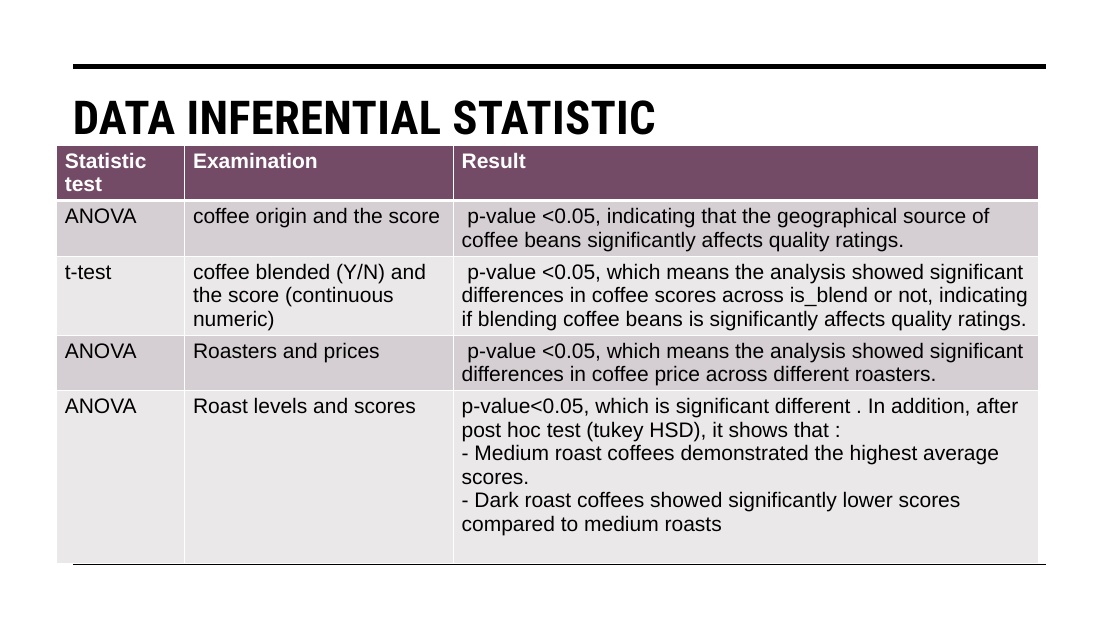
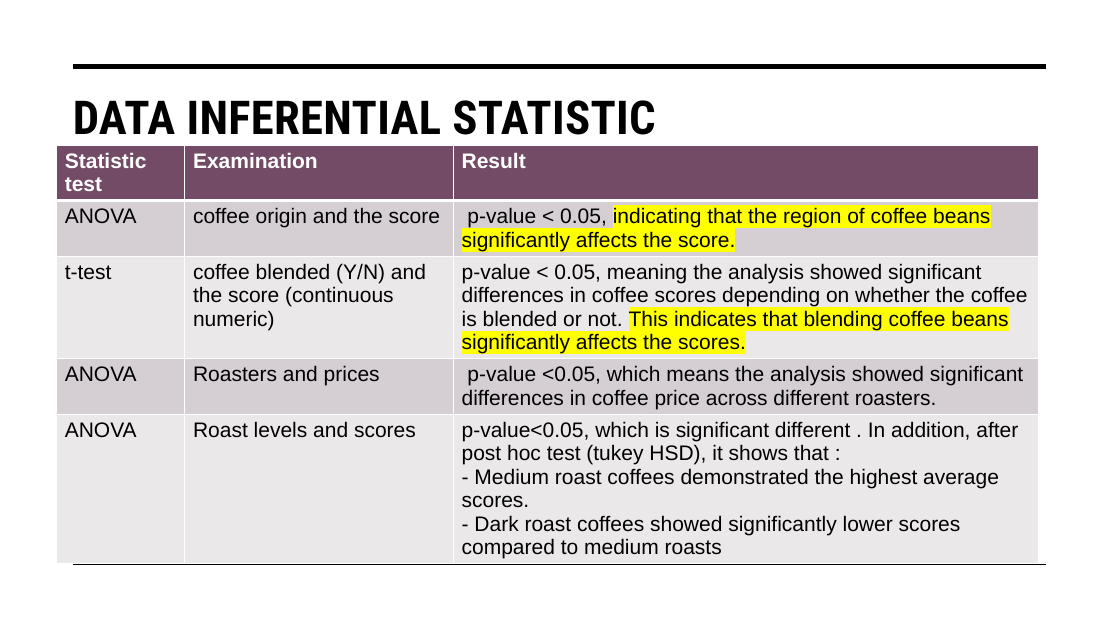
Before and after one commit to wenshanliu653/Springboard_Capstone, a slide deck: slide 9 of Report/Presentation1.pptx. Drawn at 1120x630 pixels with LibreOffice and Linux fonts; fonts in the diff are those of the drawing. Boxes give left, top, right and bottom in pixels: in the first picture for what was removed or moved away, otherwise in the second. Text is boxed around its words. In the diff, an @@ line names an element or a change of style, - is before the commit and + after.

```diff
--- a/Report/Presentation1.pptx
+++ b/Report/Presentation1.pptx
@@ table at (56,145,1039,591) @@
-row 2, column 3: p-value <0.05, indicating that the geographical source of coffee beans significantly affects quality ratings.
+row 2, column 3: p-value < 0.05, indicating that the region of coffee beans significantly affects the score.
-row 3, column 3: p-value <0.05, which means the analysis showed significant differences in coffee scores across is_blend or not, indicating if blending coffee beans is significantly affects quality ratings.
+row 3, column 3: p-value < 0.05, meaning the analysis showed significant differences in coffee scores depending on whether the coffee is blended or not. This indicates that blending coffee beans significantly affects the scores.
```
Also in this commit, not shown: 5 other slides changed, 1 slide added, 4 other files.
